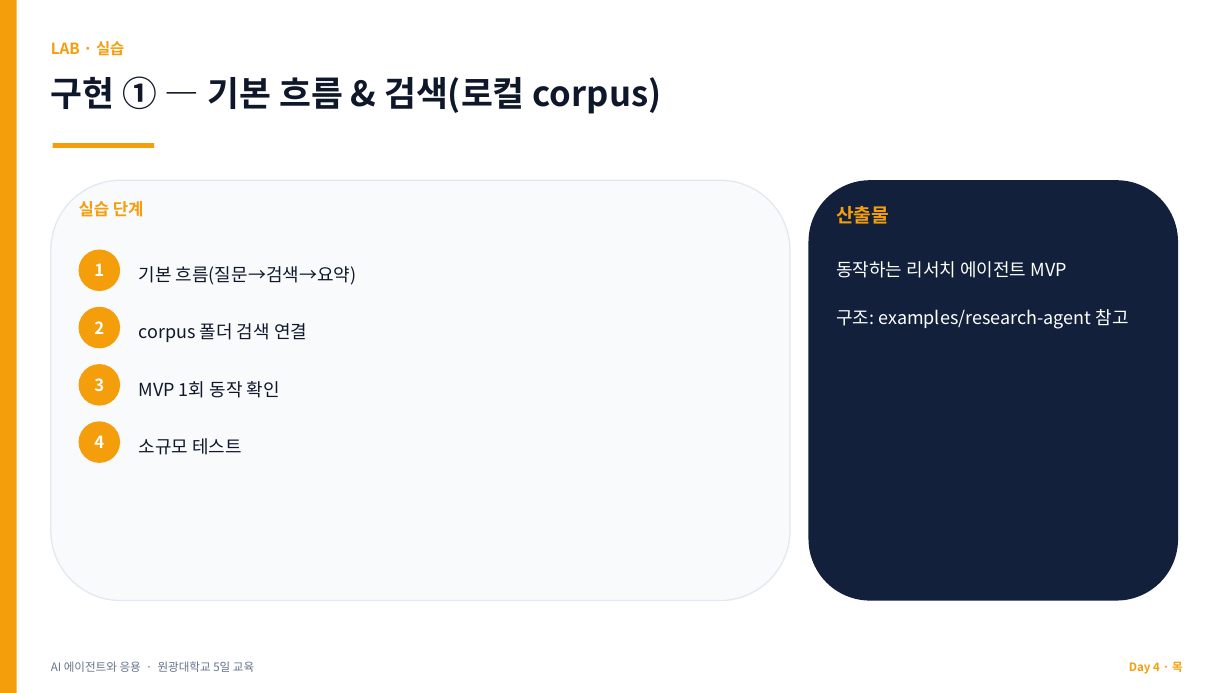
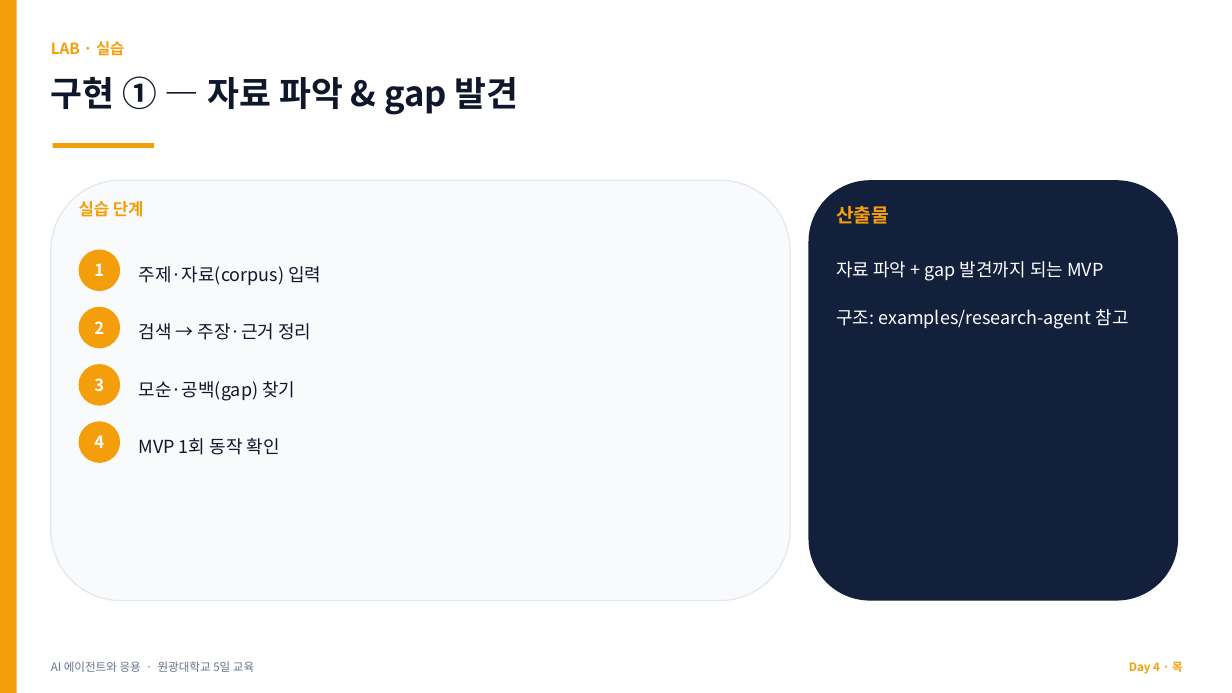
Before and after one commit to jyshin-22/wku-ai-agent-program, a slide deck: slide 10 of slides/day4.pptx. Drawn at 1232x693 pixels with LibreOffice and Linux fonts; fonts in the diff are those of the drawing. Boxes give left, top, right and bottom in pixels: in the first picture for what was removed or moved away, otherwise in the second. Text is boxed around its words. In the diff, an @@ line names an element or a change of style, - is before the commit and + after.

```diff
--- a/slides/day4.pptx
+++ b/slides/day4.pptx
@@ text at bbox=[51, 76, 519, 115]: text changed @@
-구현 ① — 기본 흐름 & 검색(로컬 corpus)
+구현 ① — 자료 파악 & gap 발견
@@ text at bbox=[139, 266, 321, 285]: text changed @@
-기본 흐름(질문→검색→요약)
+주제·자료(corpus) 입력
@@ text at bbox=[836, 261, 1129, 329]: text changed @@
-동작하는 리서치 에이전트 MVP
-구조: examples/research-agent 참고
+자료 파악 + gap 발견까지 되는 MVP
+구조: examples/research-agent 참고
@@ text at bbox=[139, 323, 311, 340]: text changed @@
-corpus 폴더 검색 연결
+검색 → 주장·근거 정리
@@ text added at bbox=[139, 381, 295, 401], 14 pt, text #0F172A @@
+모순·공백(gap) 찾기
@@ text "MVP 1회 동작 확인": place and size @@
-text "MVP 1회 동작 확인" at bbox=[139, 381, 280, 398]
+text "MVP 1회 동작 확인" at bbox=[139, 438, 280, 455]
@@ text removed at bbox=[139, 438, 242, 455] @@
-소규모 테스트
```
Also in this commit, not shown: 21 other slides changed, 18 other files.
